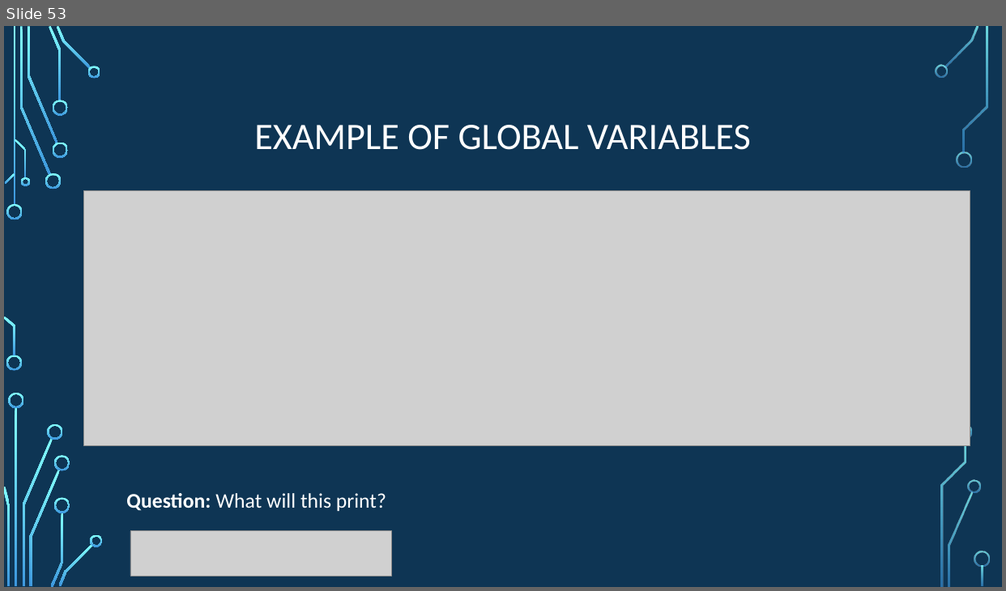
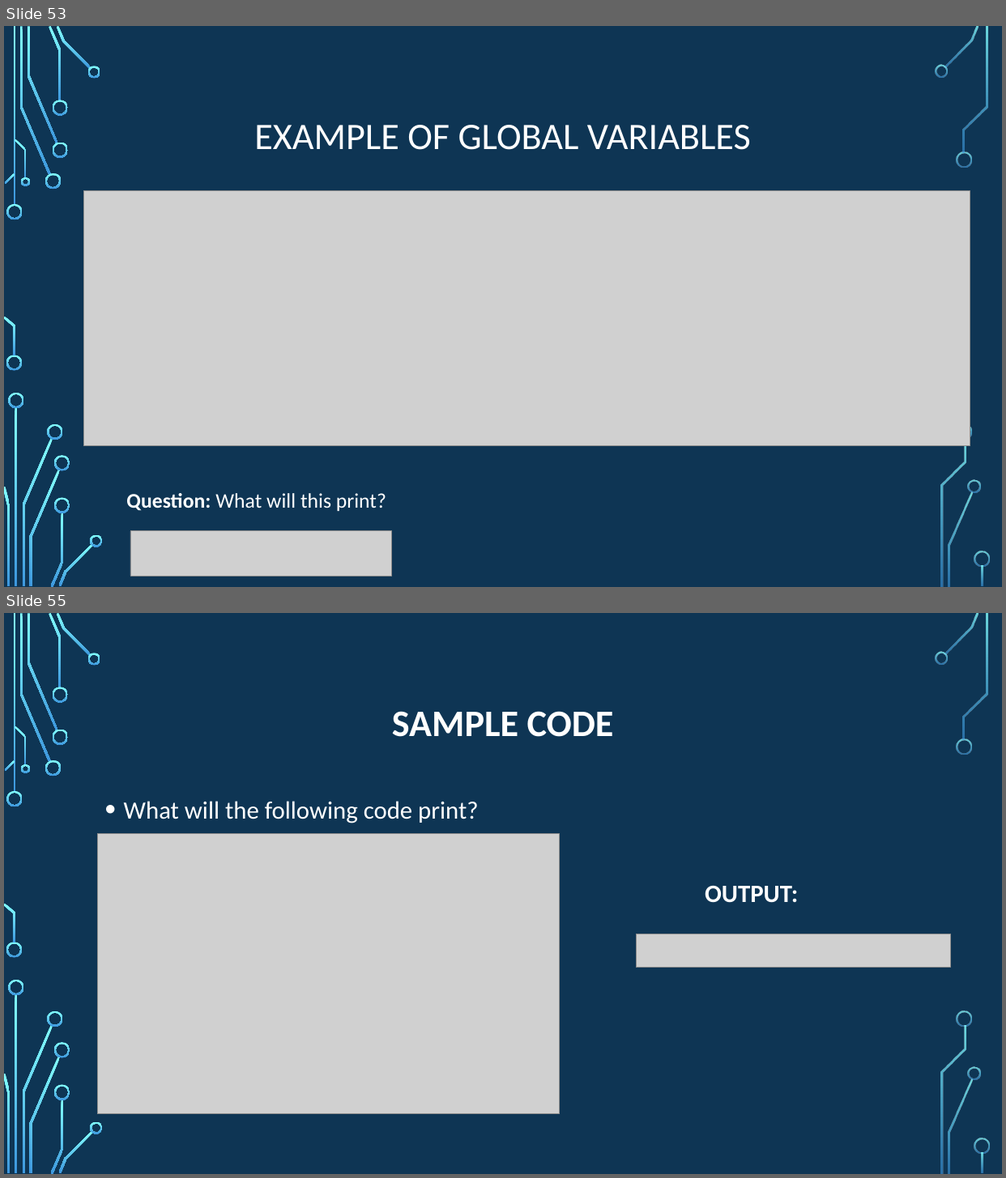
Before and after one commit to psypdt/ZIS_C-_Summer_Course_2019, a slide deck: Day_2/Day_2.pptx. Shown one above the other, each under a label of ours: slide 53 before the commit, slides 53 and 55 after it; the slides between them are not shown. The pictures are 1006x591 and 1006x1178 pixels, drawn with LibreOffice and Linux fonts; fonts in the diff are those of the drawing; grey boxes stand for pictures; background and template pictures are left out. Boxes give left, top, right and bottom in pixels: in the first picture for what was removed or moved away, otherwise in the second. Text is boxed around its words. In the diff, an @@ line names an element or a change of style, - is before the commit and + after.

```diff
--- a/Day_2/Day_2.pptx
+++ b/Day_2/Day_2.pptx
@@ slide 55 added at [4, 613, 1002, 1174], background picture (left out); not listed: 36 template elements that a slide beside it also shows @@
@@ title added at [392, 711, 614, 737], 36 pt, text #FFFFFF, bold @@
+SAMPLE CODE
@@ text added at [124, 801, 478, 824], 24 pt, text #FFFFFF @@
+• What will the following code print?
@@ picture added at [98, 834, 560, 1114] @@
@@ text added at [705, 885, 798, 903], 24 pt, text #FFFFFF, bold @@
+OUTPUT:
@@ picture added at [636, 935, 950, 968] @@
```
Also in this commit, not shown: 5 other slides added.
